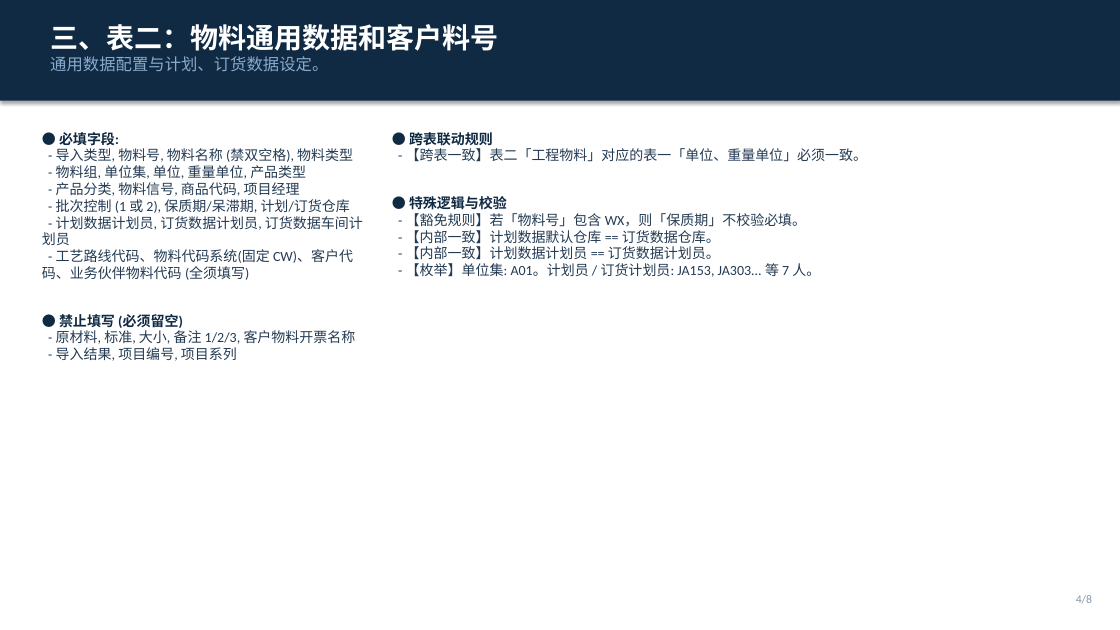
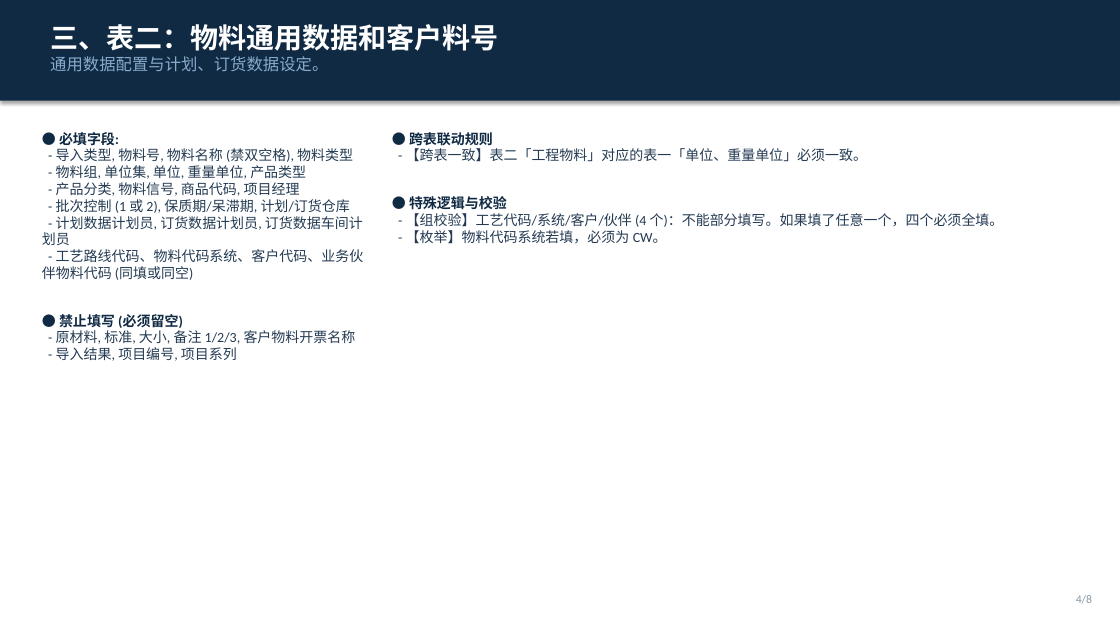
Before and after one commit to 18267313713-source/bom-check-tool, a slide deck: slide 4 of BOM_校验规则详情汇总.pptx. Drawn at 1120x630 pixels with LibreOffice and Linux fonts; fonts in the diff are those of the drawing. Boxes give left, top, right and bottom in pixels: in the first picture for what was removed or moved away, otherwise in the second. Text is boxed around its words. In the diff, an @@ line names an element or a change of style, - is before the commit and + after.

```diff
--- a/BOM_校验规则详情汇总.pptx
+++ b/BOM_校验规则详情汇总.pptx
@@ text at <box>406,213,1004,244</box>: text changed @@
-- 【豁免规则】若「物料号」包含 WX，则「保质期」不校验必填。
-- 【内部一致】计划数据默认仓库 == 订货数据仓库。
-- 【内部一致】计划数据计划员 == 订货数据计划员。
-- 【枚举】单位集: A01。计划员 / 订货计划员: JA153, JA303... 等 7 人。
+- 【组校验】工艺代码/系统/客户/伙伴 (4 个)：不能部分填写。如果填了任意一个，四个必须全填。
+- 【枚举】物料代码系统若填，必须为 CW。
@@ text at <box>42,249,364,280</box>: text changed @@
-- 工艺路线代码、物料代码系统(固定 CW)、客户代码、业务伙伴物料代码 (全须填写)
+- 工艺路线代码、物料代码系统、客户代码、业务伙伴物料代码 (同填或同空)
```
Also in this commit, not shown: 2 other files.
